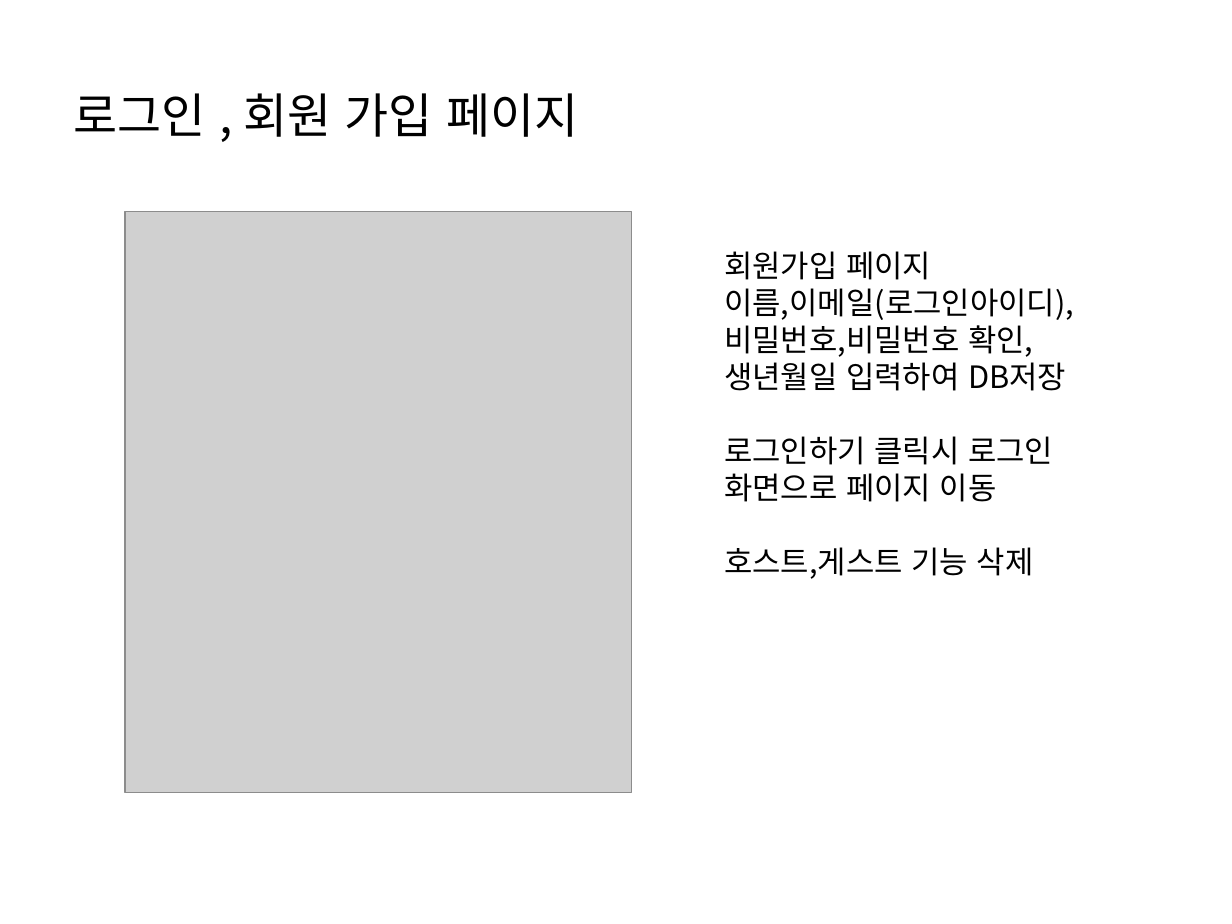
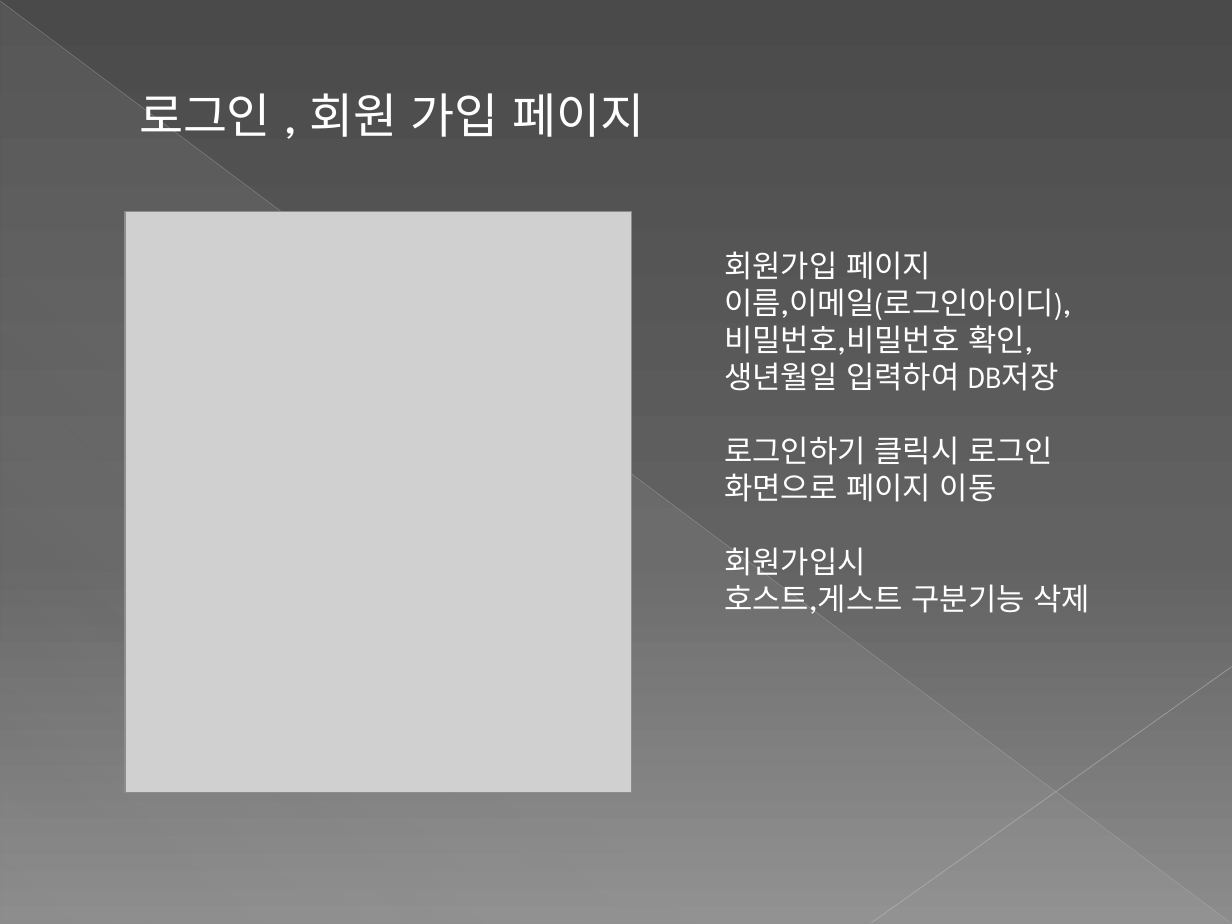
Before and after one commit to HyoJip/team2, a slide deck: slide 4 of ppt/Team2(9-23).pptx. Drawn at 1232x924 pixels with LibreOffice and Linux fonts; fonts in the diff are those of the drawing; grey boxes stand for pictures. Boxes give left, top, right and bottom in pixels: in the first picture for what was removed or moved away, otherwise in the second. Text is boxed around its words. In the diff, an @@ line names an element or a change of style, - is before the commit and + after.

```diff
--- a/ppt/Team2(9-23).pptx
+++ b/ppt/Team2(9-23).pptx
@@ background #FFFFFF to gradient #4A4A4A to #626262 to #8C8C8C @@
@@ line added from (0, 1) to (1231, 923), #BFBFBF 0.39 pt @@
@@ right triangle added at (1, 2, 1231, 924), fill gradient #D2D2D2 @@
@@ title "로그인 , 회원 가입 페이지" at (139, 93, 644, 145): font Noto Sans CJK KR to League Spartan, text colour #000000 to #FFFFFF; indent changed @@
@@ text at (724, 251, 1071, 502): font Noto Sans CJK KR to League Spartan, text colour #000000 to #FFFFFF in "회원가입 페이지", "이름,이메일(로그인아이디),", "비밀번호,비밀번호 확인,", "생년월일 입력하여 DB저장" and 1 more places @@
@@ text at (724, 547, 1090, 614): text changed; font Noto Sans CJK KR to League Spartan; text colour #000000 to #FFFFFF @@
-호스트,게스트 기능 삭제
+회원가입시
+호스트,게스트 구분기능 삭제
@@ line added from (1232, 667) to (871, 923), #C6C6C6 0.47 pt @@
```
Also in this commit, not shown: 6 other slides changed, 1 slide added.
